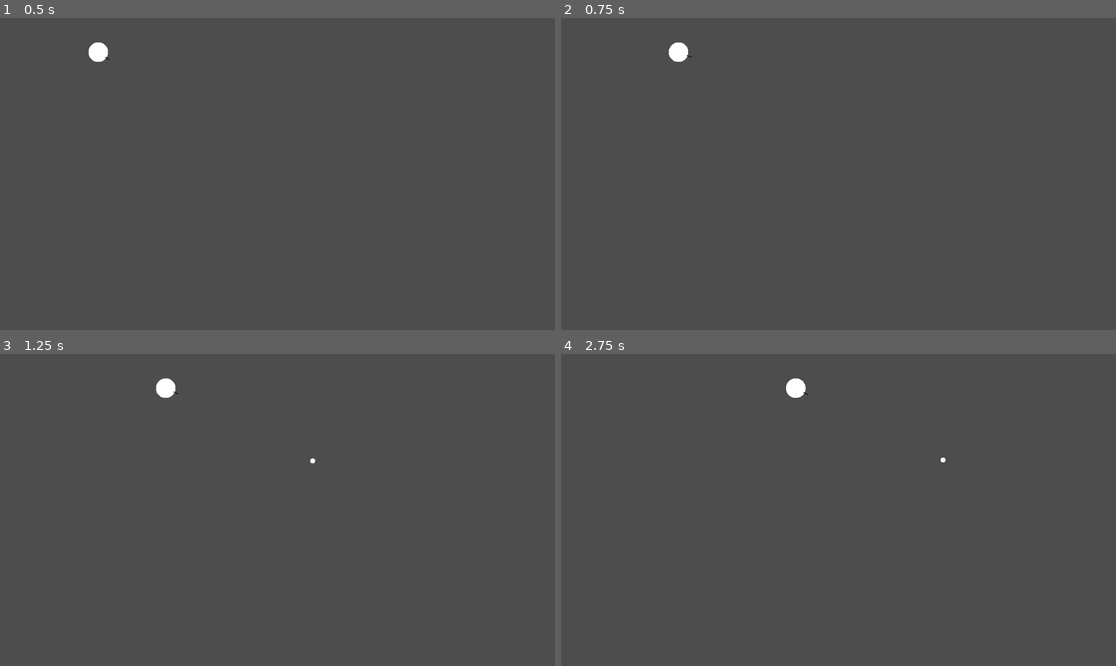
Above: before the commit, frames 1-4 (two rows, left to right).
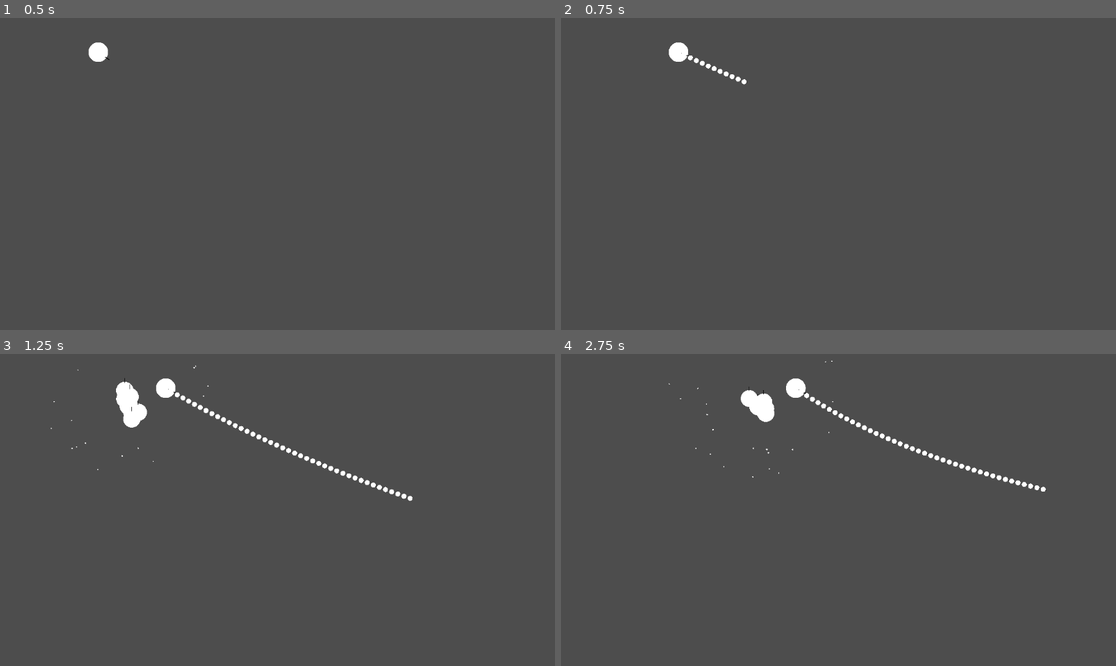
Above: after the commit, the same moments.

Repository: Hasina3159/learn2D
Game: Godot game, scene res://world.tscn
Two runs of this game, one before a commit and one after it. Both use one fixed random seed, a clock stepped at 60 frames per second and the inputs below.
Inputs (mouse positions are in pixels of both pictures, inside the frame that each line leads up to):
- Up to frame 1 (0.5 s): no input
- Up to frame 2 (0.75 s): tap Enter at 0.5 s; move the mouse to (960, 158) at 0.52 s; press the mouse at (960, 158) at 0.53 s; hold D (right) from 0.53 s (still down)
- Up to frame 3 (1.25 s): keep holding D (right); tap Space (shoot, bound only before the commit) at 0.8 s
- Up to frame 4 (2.75 s): release D (right) at 1.25 s; release the mouse at (960, 494) at 1.25 s; drag from (727, 525) to (810, 572) at 1.27 s; move the mouse to (894, 441) at 2.02 s; press the mouse at (894, 441) at 2.03 s; hold D (right) from 2.03 s (still down); tap Space (shoot, bound only before the commit) at 2.3 s

Frame 1 is identical in both runs. In frame 2, 0.1% of the frame differs, in the area x 21-34%, y 11-22%; in frame 3, 1.1%, in the area x 9-75%, y 3-48%; in frame 4, 0.9%.

Commit message:
adding particles

Diff:
--- a/node_2d.gd
+++ b/node_2d.gd
@@ -11,7 +11,7 @@
 func _process(delta: float) -> void:
 	mouse_pos = get_global_mouse_position();
 	var player = $CharacterBody2D;
-	if (Input.is_action_just_pressed("shoot")):
+	if (Input.is_action_pressed("shoot")):
 		var new_bullet = bullet.instantiate();
 		new_bullet.position = player.position;
 		new_bullet.rotation = player.rotation;
--- a/player.gd
+++ b/player.gd
@@ -14,9 +14,11 @@
 		vect.y = -speed;
 	elif (Input.is_action_pressed("down")):
 		vect.y = speed;
+	if (Input.is_action_just_pressed("particles")):
+		$particles.emitting = true;
+		$setroka.emitting = true;
 	velocity = vect;
-
-
-
 	move_and_slide()
 	look_at(mouse_pos);
+	if (get_slide_collision_count()):
+		pass
--- a/player.tscn
+++ b/player.tscn
@@ -1,10 +1,18 @@
-[gd_scene load_steps=4 format=3 uid="uid://bi3t6ayabeqrd"]
+[gd_scene load_steps=6 format=3 uid="uid://bi3t6ayabeqrd"]
 
 [ext_resource type="Script" path="res://player.gd" id="1_7ub8s"]
 [ext_resource type="Texture2D" uid="uid://nl648lyea237" path="res://dot.png" id="2_7v8uc"]
 
 [sub_resource type="CircleShape2D" id="CircleShape2D_miftb"]
 radius = 20.025
+
+[sub_resource type="Curve" id="Curve_n0ty0"]
+_data = [Vector2(0.0280899, 1), 0.0, 0.0, 0, 0, Vector2(1, 0.384615), 0.0, 0.0, 0, 0]
+point_count = 2
+
+[sub_resource type="Curve" id="Curve_g2rdn"]
+_data = [Vector2(0, 0.10989), 0.0, 0.0, 0, 0, Vector2(0.294737, 0.615385), -1.61339, -1.61339, 0, 0, Vector2(0.531579, 0.593407), 0.0, 0.0, 0, 0, Vector2(0.994737, 0.054945), 0.0, 0.0, 0, 0]
+point_count = 4
 
 [node name="CharacterBody2D" type="CharacterBody2D"]
 position = Vector2(204, 71)
@@ -23,3 +31,47 @@
 shape = SubResource("CircleShape2D_miftb")
 
 [node name="AnimationPlayer" type="AnimationPlayer" parent="."]
+
+[node name="particles" type="CPUParticles2D" parent="."]
+emitting = false
+amount = 100
+lifetime = 0.5
+one_shot = true
+explosiveness = 0.7
+randomness = 0.04
+lifetime_randomness = 0.92
+emission_shape = 1
+emission_sphere_radius = 1.0
+direction = Vector2(1, 1)
+spread = 180.0
+gravity = Vector2(0, 98)
+initial_velocity_min = 424.24
+initial_velocity_max = 424.24
+angular_velocity_min = -290.91
+angular_velocity_max = 720.0
+scale_amount_min = 5.0
+scale_amount_max = 5.0
+scale_amount_curve = SubResource("Curve_n0ty0")
+
+[node name="setroka" type="CPUParticles2D" parent="."]
+emitting = false
+amount = 20
+one_shot = true
+explosiveness = 1.0
+randomness = 1.0
+lifetime_randomness = 1.0
+texture = ExtResource("2_7v8uc")
+emission_shape = 1
+emission_sphere_radius = 1.0
+direction = Vector2(1, 1)
+spread = 180.0
+gravity = Vector2(0, 0)
+initial_velocity_min = 5.0
+initial_velocity_max = 50.0
+angular_velocity_min = 1.0
+angular_velocity_max = 5.0
+orbit_velocity_min = 0.2
+orbit_velocity_max = 0.5
+scale_amount_min = 0.1
+scale_amount_max = 0.1
+scale_amount_curve = SubResource("Curve_g2rdn")
--- a/project.godot
+++ b/project.godot
@@ -39,6 +39,11 @@
 }
 shoot={
 "deadzone": 0.5,
+"events": [Object(InputEventMouseButton,"resource_local_to_scene":false,"resource_name":"","device":-1,"window_id":0,"alt_pressed":false,"shift_pressed":false,"ctrl_pressed":false,"meta_pressed":false,"button_mask":1,"position":Vector2(95, 12),"global_position":Vector2(104, 58),"factor":1.0,"button_index":1,"canceled":false,"pressed":true,"double_click":false,"script":null)
+]
+}
+particles={
+"deadzone": 0.5,
 "events": [Object(InputEventKey,"resource_local_to_scene":false,"resource_name":"","device":-1,"window_id":0,"alt_press …(191 unchanged characters)…
 ]
 }
--- a/world.tscn
+++ b/world.tscn
@@ -7,12 +7,19 @@
 [sub_resource type="RectangleShape2D" id="RectangleShape2D_sdujf"]
 size = Vector2(1186, 20)
 
+[sub_resource type="Environment" id="Environment_ha7nw"]
+
+[sub_resource type="CameraAttributesPractical" id="CameraAttributesPractical_3slr5"]
+dof_blur_far_enabled = true
+dof_blur_far_distance = 0.06
+dof_blur_far_transition = 91.24
+dof_blur_near_enabled = true
+
 [node name="Node2D" type="Node2D"]
 script = ExtResource("1_b66w0")
 bullet = ExtResource("2_ck26v")
 
 [node name="CharacterBody2D" parent="." instance=ExtResource("2_r1wja")]
-position = Vector2(204, 71)
 scale = Vector2(0.995313, 1)
 disable_mode = 2
 
@@ -22,3 +29,7 @@
 position = Vector2(584, 29)
 scale = Vector2(0.983517, 0.972601)
 shape = SubResource("RectangleShape2D_sdujf")
+
+[node name="WorldEnvironment" type="WorldEnvironment" parent="."]
+environment = SubResource("Environment_ha7nw")
+camera_attributes = SubResource("CameraAttributesPractical_3slr5")
Not shown: 1 places in world.tscn that only renumber resources
